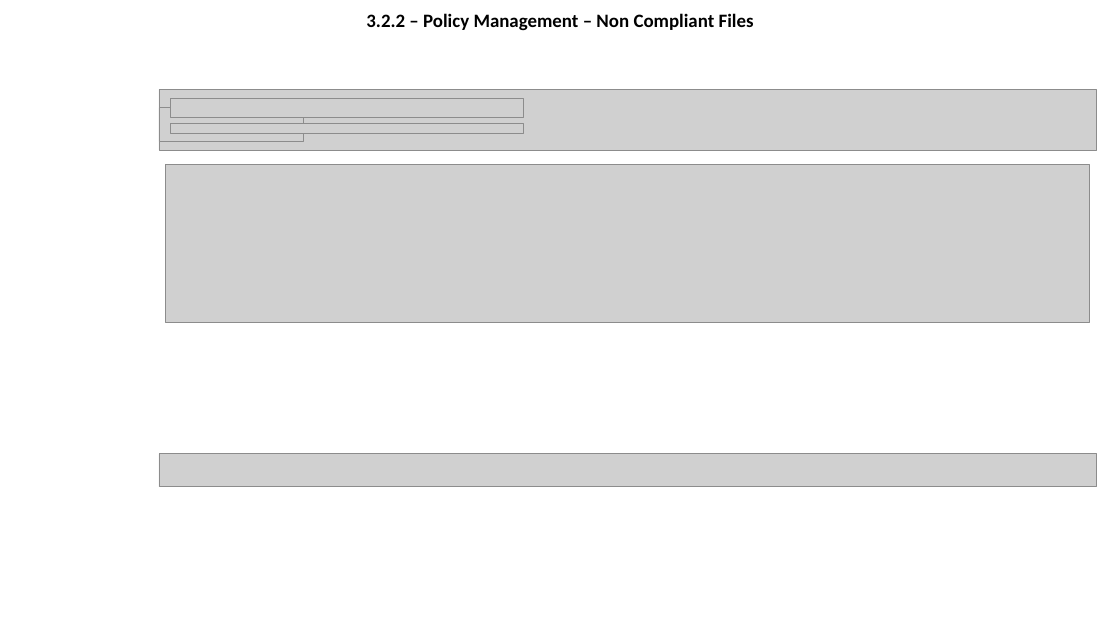
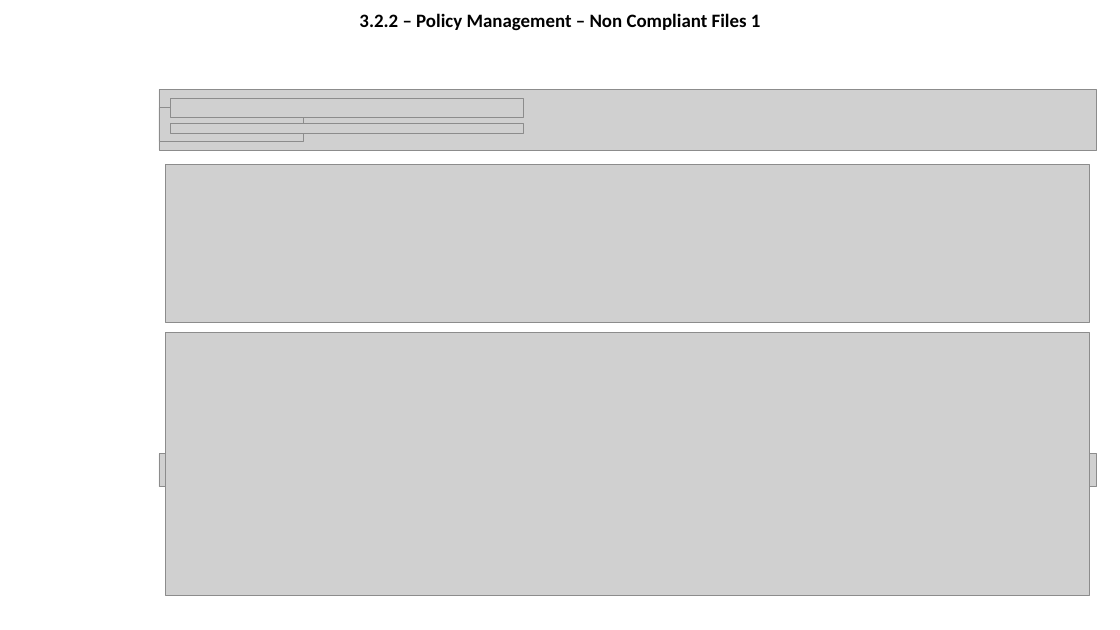
Before and after one commit to olegtaranenko/icap-management-ui-1, a slide deck: slide 7 of design/wireframe.pptx. Drawn at 1120x630 pixels with LibreOffice and Linux fonts; fonts in the diff are those of the drawing; grey boxes stand for pictures; background and template pictures are left out. Boxes give left, top, right and bottom in pixels: in the first picture for what was removed or moved away, otherwise in the second. Text is boxed around its words. In the diff, an @@ line names an element or a change of style, - is before the commit and + after.

```diff
--- a/design/wireframe.pptx
+++ b/design/wireframe.pptx
@@ title at <box>359,13,761,31</box>: text changed @@
-3.2.2 – Policy Management – Non Compliant Files
+3.2.2 – Policy Management – Non Compliant Files 1
@@ picture added at <box>166,333,1090,596</box> @@
```
Also in this commit, not shown: 1 other slide changed, 1 slide added.
